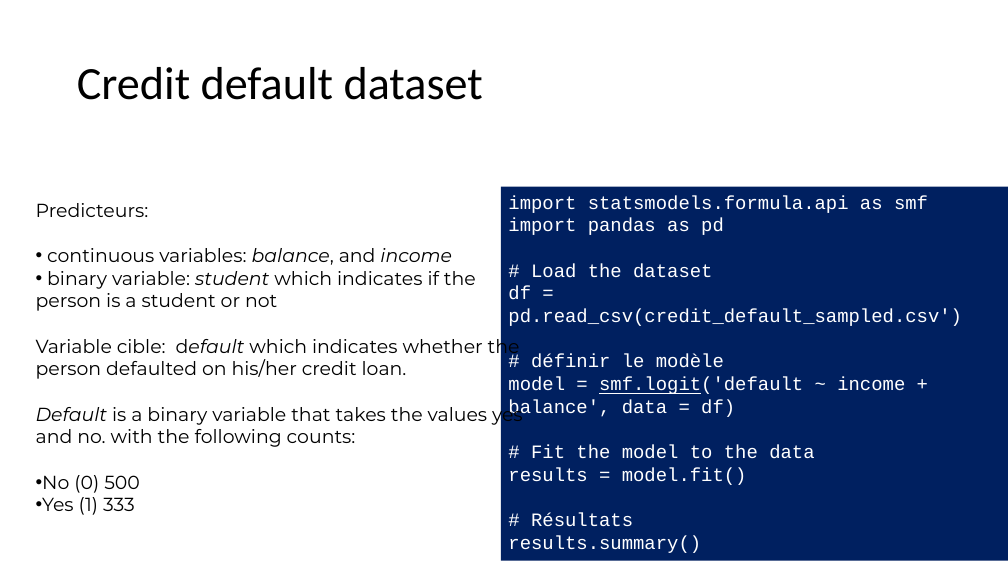
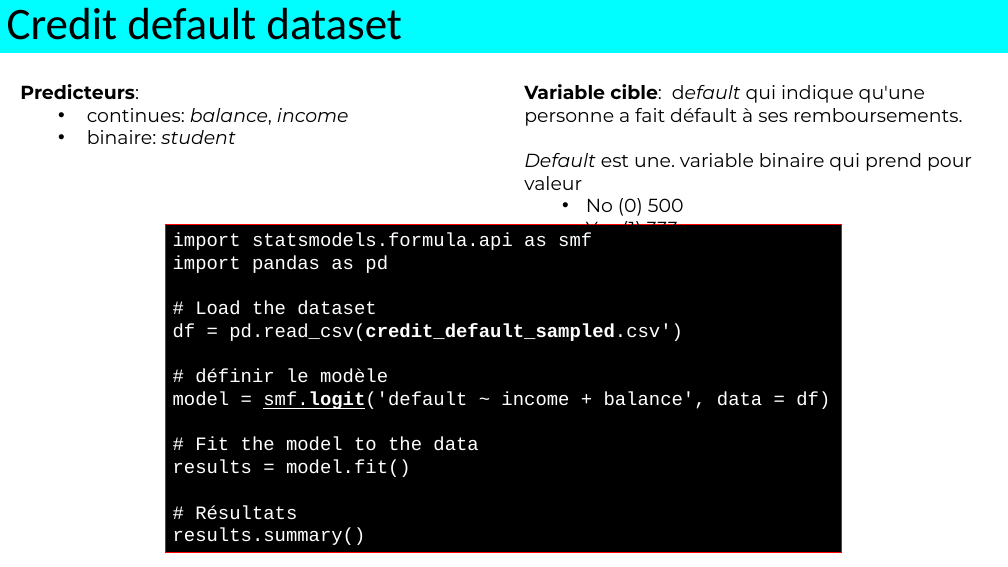
Before and after one commit to alexisperrier/XEmines_DataScience_2020, a slide deck: slide 7 of slides/XEM20_S1D4_Logistic_regression.pptx (slide 8 before the commit). Drawn at 1008x567 pixels with LibreOffice and Linux fonts; fonts in the diff are those of the drawing. Boxes give left, top, right and bottom in pixels: in the first picture for what was removed or moved away, otherwise in the second. Text is boxed around its words. In the diff, an @@ line names an element or a change of style, - is before the commit and + after.

```diff
--- a/slides/XEM20_S1D4_Logistic_regression.pptx
+++ b/slides/XEM20_S1D4_Logistic_regression.pptx
@@ rectangle "Credit default dataset": place and size @@
-rectangle "Credit default dataset" at (77, 67, 483, 100)
+rectangle "Credit default dataset" at (0, 0, 1008, 53)
@@ rectangle "Credit default dataset" at (0, 0, 1008, 53): size 44 to 42.9 pt; line spacing 0.9 to 0.8; fill none to #00FDFF @@
@@ text "Predicteurs:": place and size @@
-text "Predicteurs:" at (36, 203, 523, 515)
+text "Predicteurs:" at (20, 84, 349, 144)
@@ text at (20, 84, 139, 99): bold on in "Predicteurs:" @@
@@ text added at (524, 84, 972, 238), 18 pt, text #000000 @@
+Variable cible: default qui indique qu'une personne a fait défault à ses remboursements.
+Default est une. variable binaire qui prend pour valeur
+  • No (0) 500
+  • Yes (1) 333
@@ text at (87, 108, 349, 144): text changed; italic on @@
-• continuous variables: balance, and income
-• binary variable: student which indicates if the person is a student or not
-Variable cible: default which indicates whether the person defaulted on his/her credit loan.
-Default is a binary variable that takes the values yes and no. with the following counts:
-• No (0) 500
-• Yes (1) 333
+  • continues: balance, income
+  • binaire: student
@@ rectangle "import statsmodels.formula.api as smf": place and size @@
-rectangle "import statsmodels.formula.api as smf" at (501, 187, 1008, 561)
+rectangle "import statsmodels.formula.api as smf" at (166, 225, 842, 553)
@@ rectangle "import statsmodels.formula.api as smf" at (166, 225, 842, 553): fill #002060 to #000000; outline none to #FF0000 0.75 pt @@
@@ text in rectangle at (173, 324, 830, 409): bold on in "pd.read_csv(credit_default_sampled.csv')", "smf.logit('default" @@
```
Also in this commit, not shown: 19 other slides changed, 16 slides added, 3 slides removed, 10 other files.
